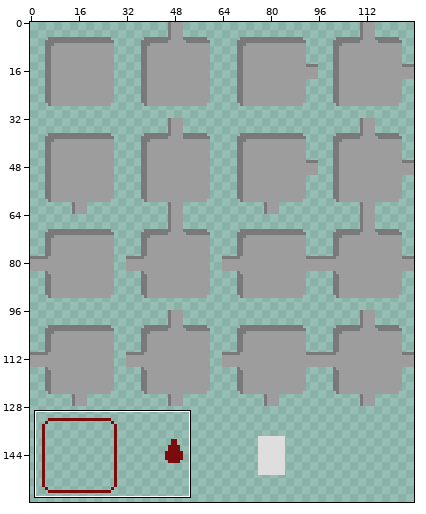
Two states of a sprite sheet, Assets/UI/UI_Map_Rooms.png. The first picture is a wide view before the edit; the outline marks the close-up.
Close-up. The starting point:
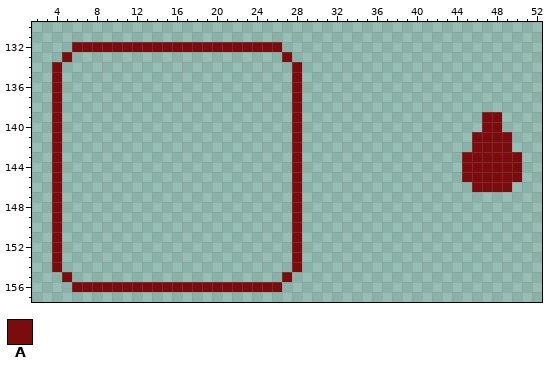
The file is 128x160 pixels. Shown: x 2..52, y 130..157.
Palette (. is transparent): A #7b0b0d
Pixels before, first column x 4:
132 ..AAAAAAAAAAAAAAAAAAAAA........................
133 .A.....................A.......................
134 A.......................A......................
135 A.......................A......................
136 A.......................A......................
137 A.......................A......................
138 A.......................A......................
139 A.......................A..................AA..
140 A.......................A..................AA..
141 A.......................A.................AAAA.
142 A.......................A.................AAAA.
143 A.......................A................AAAAAA
144 A.......................A................AAAAAA
145 A.......................A................AAAAAA
146 A.......................A.................AAAA.
147 A.......................A......................
148 A.......................A......................
149 A.......................A......................
150 A.......................A......................
151 A.......................A......................
152 A.......................A......................
153 A.......................A......................
154 A.......................A......................
155 .A.....................A.......................
156 ..AAAAAAAAAAAAAAAAAAAAA........................
Once edited:
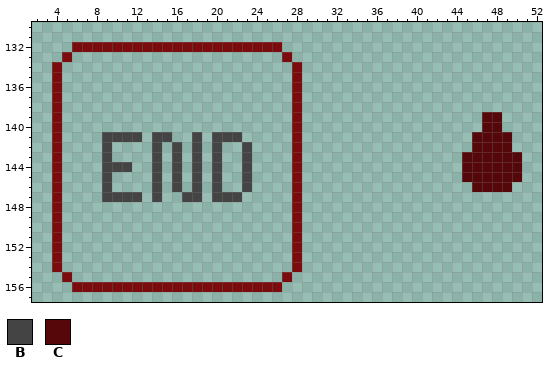
Colours new in this view: B #444444  C #56070a
Log entry: Added end room marker on map
The edit:
The author put colour B in row 141 at x 9 to 12, 14 to 15, 18 and 20 to 22; in rows 142 to 143 at x 9, 14, 16, 18, 20 and 23; in row 144 at x 9 to 11, 14, 16, 18, 20 and 23; in rows 145 to 146 at x 9, 14, 16, 18, 20 and 23; in row 147 at x 9 to 12, 14, 17 to 18 and 20 to 22.
Colour A becomes colour C in rows 139 to 140 at x 47 to 48; in rows 141 to 142 at x 46 to 49; in rows 143 to 145 at x 45 to 50; in row 146 at x 46 to 49.
Where, in picture pixels (left, top, right, bottom), the same in both close-ups:
changed: (462, 112, 522, 192)
added: (102, 132, 252, 202)
